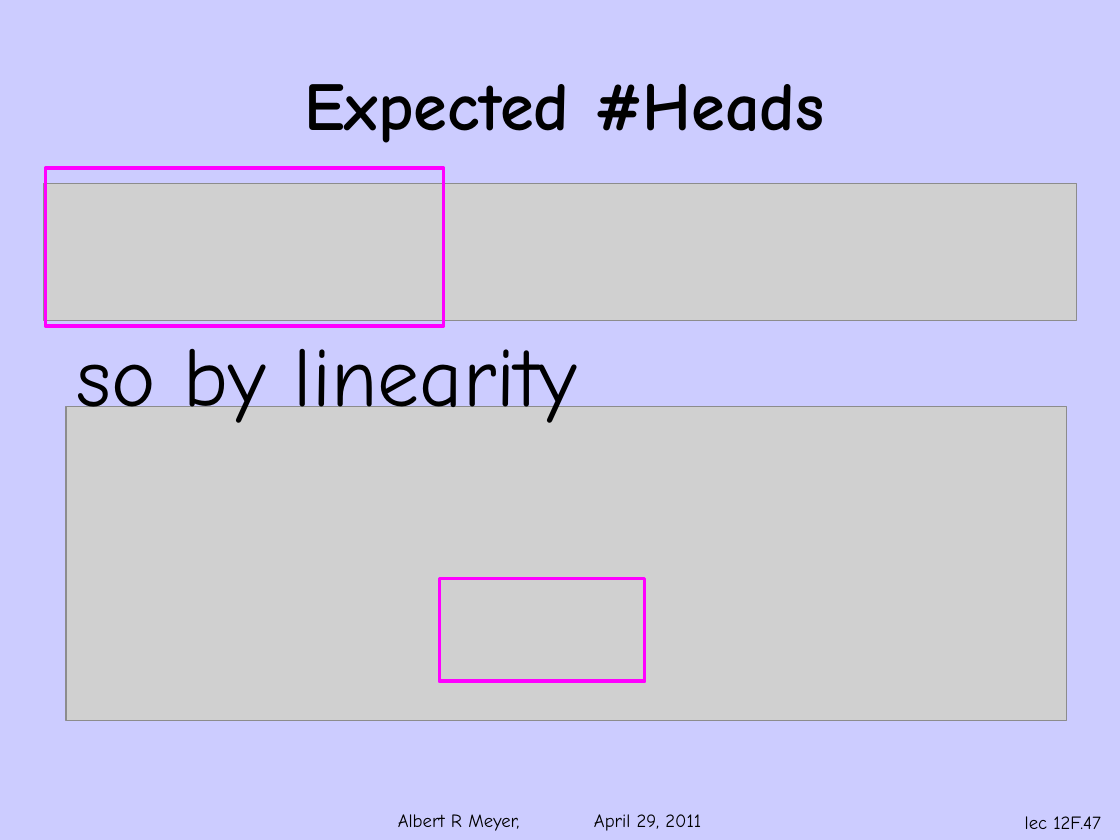
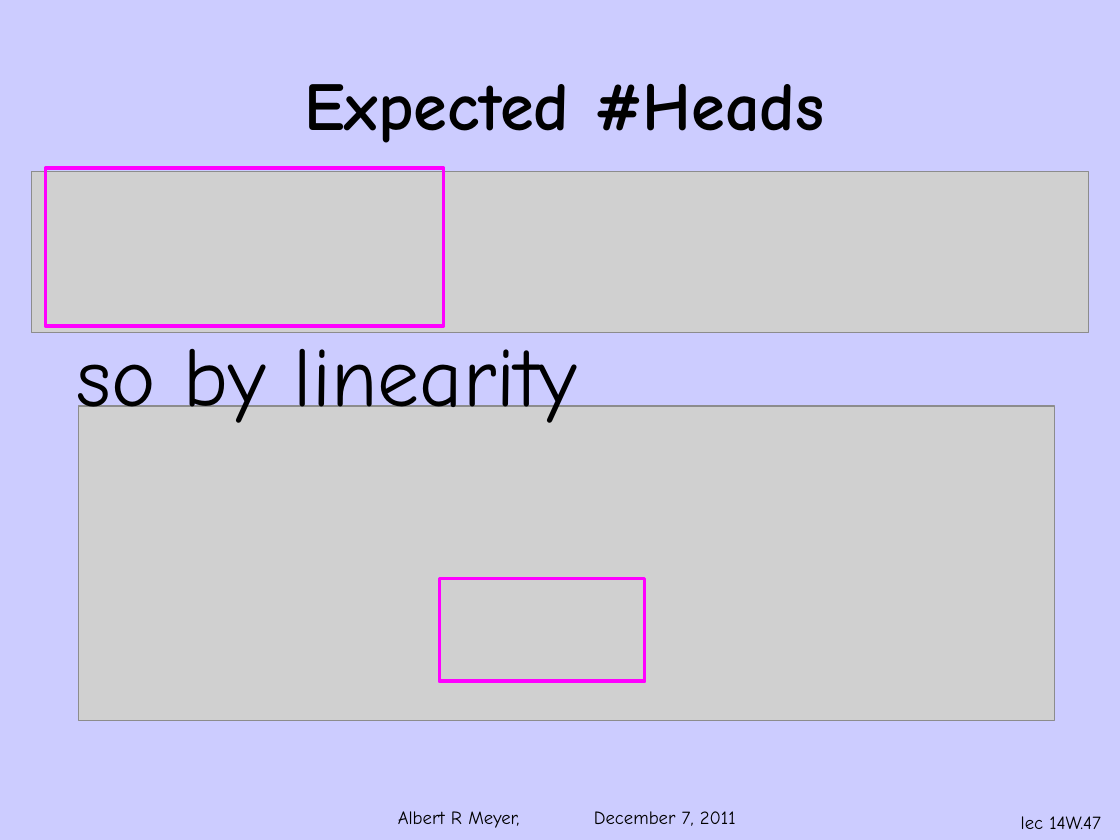
Before and after one commit to armeyer/mcs_web, a slide deck: slide 47 of fall11/slidesF11/slides14w.pptx. Drawn at 1120x840 pixels with LibreOffice and Linux fonts; fonts in the diff are those of the drawing; grey boxes stand for pictures; background and template pictures are left out. Boxes give left, top, right and bottom in pixels: in the first picture for what was removed or moved away, otherwise in the second. Text is boxed around its words. In the diff, an @@ line names an element or a change of style, - is before the commit and + after.

Commit message:
slides14m,w; typos in ruin recurrences; deviation section label

```diff
--- a/fall11/slidesF11/slides14w.pptx
+++ b/fall11/slidesF11/slides14w.pptx
@@ picture resized from (x1=44, y1=184, x2=1076, y2=320) to (x1=31, y1=171, x2=1089, y2=333) @@
@@ picture resized from (x1=66, y1=407, x2=1067, y2=721) to (x1=78, y1=405, x2=1054, y2=720) @@
@@ text at (x1=398, y1=811, x2=736, y2=828): text changed @@
-Albert R Meyer, April 29, 2011
+Albert R Meyer, December 7, 2011
@@ page number at (x1=1021, y1=816, x2=1101, y2=829): text changed @@
-lec 12F.47
+lec 14W.47
```
Also in this commit, not shown: 56 other slides changed, 4 other files.
